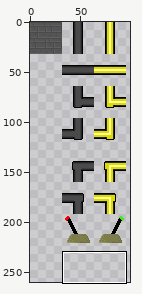
Sprite sheet -- res/img/sheet.png. The picture above shows the old version from afar; the outline marks the close-up.
Close-up. Earlier state:
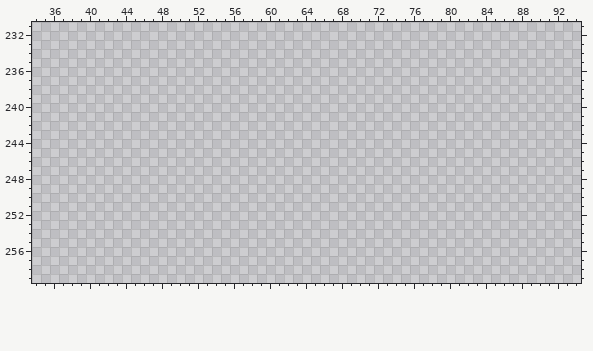
The file is 512x512 pixels. Colours within 5 levels of each other are drawn and written as one. Shown: x 34..94, y 231..259. The wide view leaves out empty margins.
And afterwards:
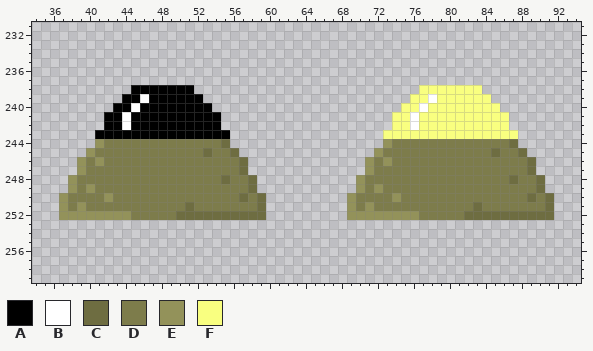
Palette (. is transparent): A #000000  B #ffffff  C #6e6d41  D #7d7c4b  E #93925a  F #f9ff80
The exact change:
y 238: x 45..51 ....... -> AAAAAAA; x 77..83 ....... -> FFFFFFF
y 239: x 44..52 ......... -> AABAAAAAA; x 76..84 ......... -> FFBFFFFFF
y 240: x 43..53 ........... -> AABAAAAAAAA; x 75..85 ........... -> FFBFFFFFFFF
y 241..242: x 42..54 ............. -> AABAAAAAAAAAA; x 74..86 ............. -> FFBFFFFFFFFFF
y 243: x 41..55 ............... -> AAAAAAAAAAAAAAA; x 73..87 ............... -> FFFFFFFFFFFFFFF
y 244: x 41..55 ............... -> EDDDDDDDDDDDDDC; x 73..87 ............... -> EDDDDDDDDDDDDDC
y 245: x 40..56 ................. -> EDDDDDDDDDDDDCDDC; x 72..88 ................. -> EDDDDDDDDDDDDCDDC
y 246: x 39..57 ................... -> EDEDDDDDDDDDDDDDDDC; x 71..89 ................... -> EDEDDDDDDDDDDDDDDDC
y 247: x 39..57 ................... -> EDDDDDDDDDDDDDDDDDC; x 71..89 ................... -> EDDDDDDDDDDDDDDDDDC
y 248: x 38..58 ..................... -> EDDDDDDDDDDDDDDDDCDDC; x 70..90 ..................... -> EDDDDDDDDDDDDDDDDCDDC
y 249: x 38..58 ..................... -> EDEDDDDDDDDDDDDDDDDDC; x 70..90 ..................... -> EDEDDDDDDDDDDDDDDDDDC
y 250: x 37..59 ....................... -> EDDDDEDDDDDDDDDDDDDDCDC; x 69..91 ....................... -> EDDDDEDDDDDDDDDDDDDDCDC
y 251: x 37..59 ....................... -> EDEDDDDDDDDDDDCDDDDDDDC; x 69..91 ....................... -> EDEDDDDDDDDDDDCDDDDDDDC
y 252: x 37..59 ....................... -> EEEEEEEEDDDDDCCCCCCCCCC; x 69..91 ....................... -> EEEEEEEEDDDDDCCCCCCCCCC
Boxes around the changes in both close-ups, in picture pixels (x1, y1, x2, y2):
added: (59, 85, 266, 220)
added: (347, 85, 554, 220)
